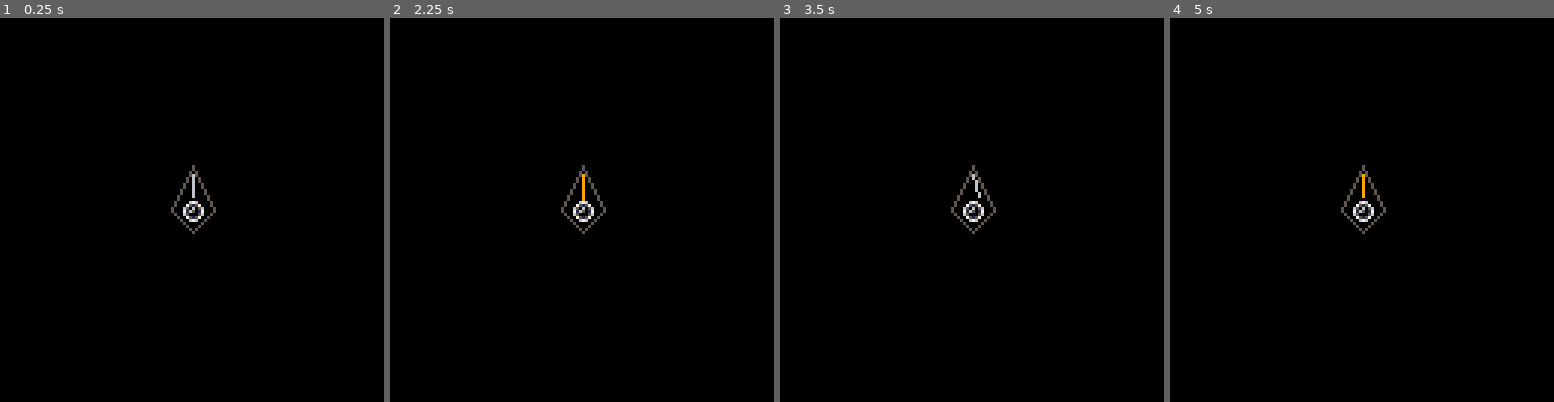
Above: before the commit, frames 1-4 (left to right).
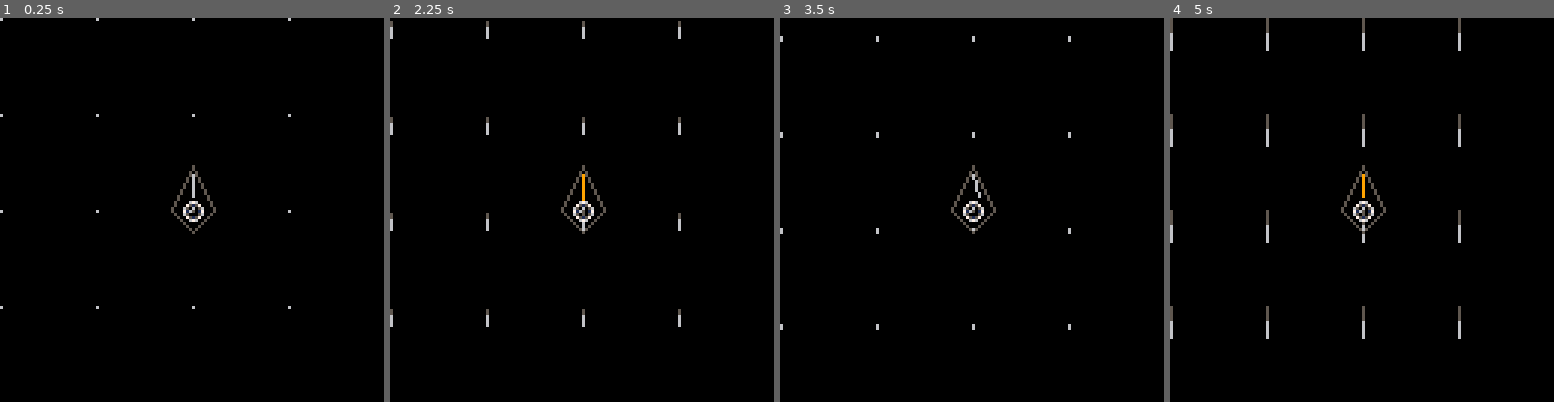
Above: after the commit, the same moments.

Repository: adparadise/pico8-games
Game: PICO-8 cartridge proam.p8
The game is run twice, just before and just after one commit, with the same random seed, the same clock (stepped at 60 frames per second) and the same inputs.
Inputs:
- Up to frame 1 (0.25 s): no input
- Up to frame 2 (2.25 s): hold Right 1.6-2.1 s; hold Up from 2.15 s (still down)
- Up to frame 3 (3.5 s): release Up at 2.42 s; hold Right 2.47-3.03 s; hold Left from 3.08 s (still down)
- Up to frame 4 (5 s): release Left at 3.58 s; hold Down 3.63-3.97 s; hold Right 4.02-4.68 s; hold Up from 4.73 s (still down)

The runs differ from the first frame. In frame 1, less than 0.1% of the frame differs, in the area x 0-76%, y 0-76%; in frame 2, 0.6%; in frame 3, 0.2%; in frame 4, 1.0%, in the area x 0-76%, y 0-84%.

Commit message:
decent infinite scrolling

Diff:
--- a/proam.p8
+++ b/proam.p8
@@ -36,17 +36,24 @@
 function _draw()
   cls()
   camera(p1.x-64,p1.y-64)
-  w_draw(p1.x,p1.y)
+  w_draw(p1.x,p1.y,
+         p1.vx,
+         p1.vy)
   p_draw(p1)
 end
 
-function w_draw(x,y)
+function w_draw(x,y,vx,vy)
   local span=32
-  ox=x-x%span
-  oy=y-y%span
-  for i=1,4 do
-    for j=1,4 do
-     spr(3,ox+i*span,oy*j*span)
+  ox=x-x%span-span*3
+  oy=y-y%span-span*3
+  for i=1,6 do
+    for j=1,6 do
+      px=ox+i*span
+      py=oy+j*span
+      line(px+vx,py+vy,
+           px+vx*2,py+vy*2,5)
+      line(px,py,
+           px+vx,py+vy,6)
     end
   end
 end
